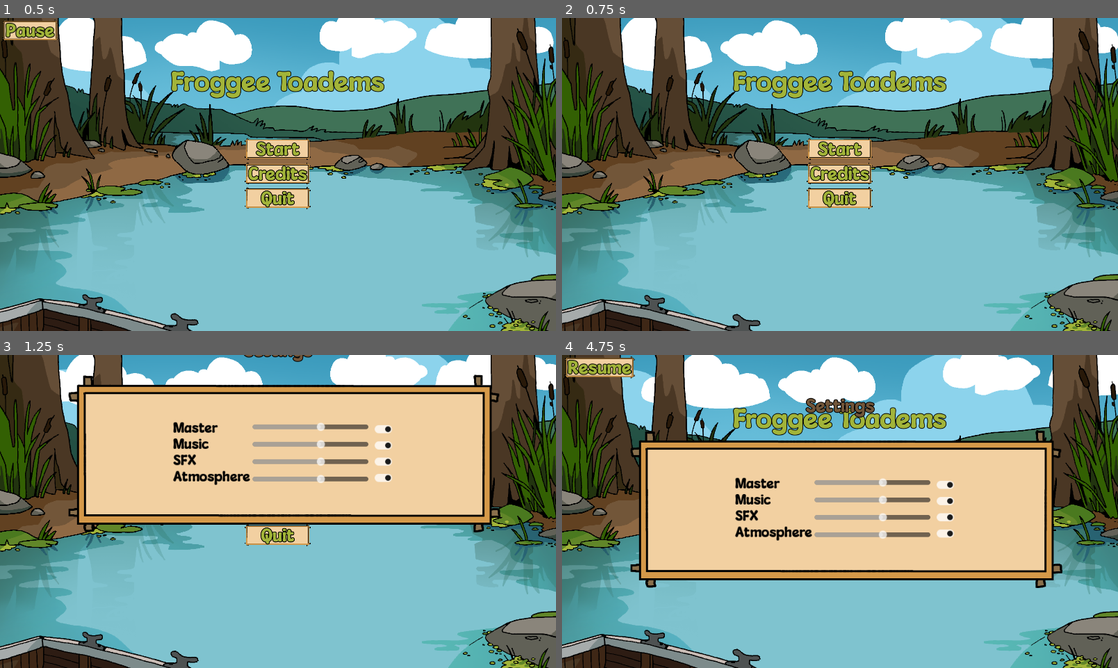
Above: before the commit, frames 1-4 (two rows, left to right).
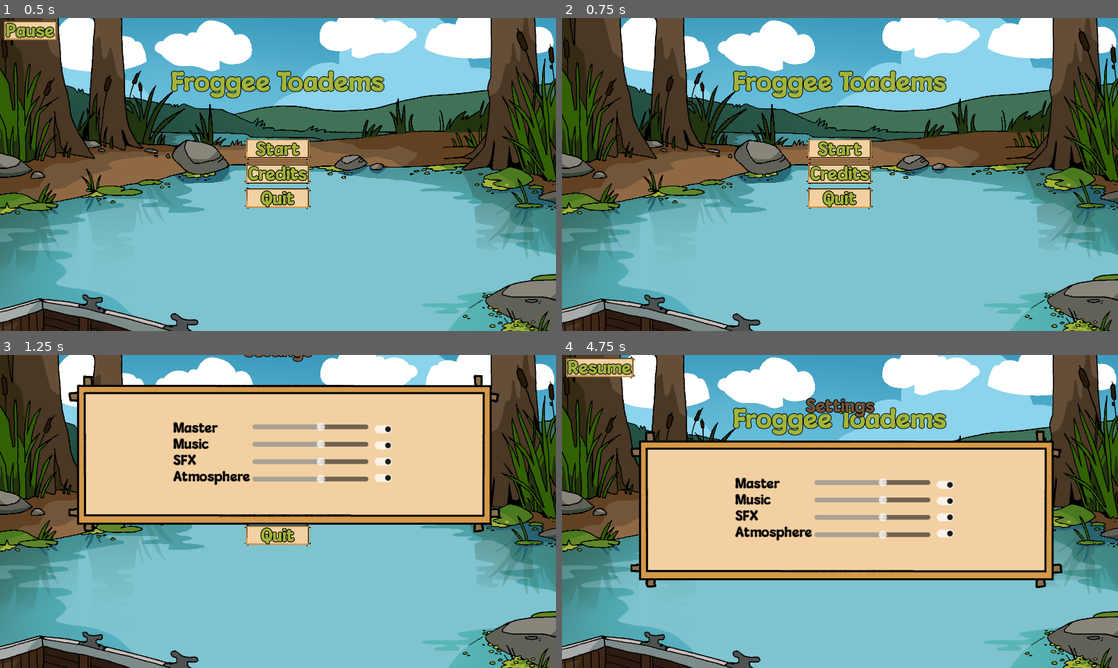
Above: after the commit, the same moments.

Repository: NotTom31/FroggeeToadems
Game: Godot game, scene res://Scenes/Levels/Main.tscn
The game is run twice, just before and just after one commit, with the same random seed, the same clock (stepped at 60 frames per second) and the same inputs.
Inputs (mouse positions are in pixels of both pictures, inside the frame that each line leads up to):
- Up to frame 1 (0.5 s): no input
- Up to frame 2 (0.75 s): click "Pause" at 0.5 s
- Up to frame 3 (1.25 s): no input
- Up to frame 4 (4.75 s): click (840, 486) at 1.25 s, where only the run before the commit has a clickable "Start"; click (840, 486) at 2 s, where only the run before the commit has a clickable "Start"; move the mouse to (962, 495) at 2.77 s; hold Right (ui_right) 2.78-4.28 s; click (962, 495) at 2.92 s; tap Up (ui_up) at 3.02, 3.77 s; move the mouse to (728, 527) at 3.52 s; move the mouse to (895, 442) at 4.27 s; hold Left (ui_left) from 4.28 s (still down)

Frame 1 is identical in both runs. In frame 2, 1.2% of the frame differs, in the area x 0-100%, y 0-100%; in frame 3, 1.4%; in frame 4, 7.2%.

Commit message:
Game is paused on pause and shop menu again

Diff:
--- a/Code/UI/canvas_shop.gd
+++ b/Code/UI/canvas_shop.gd
@@ -24,7 +24,7 @@
 		get_tree().root.get_child(0).play_shop_music(true)
 	animation.play("Transition_In")
 	$Open_Button.visible = false
-	#get_tree().paused = true
+	get_tree().paused = true
 
 func _on_animation_finished(anim_name: String) -> void:
 	if anim_name == "Transition_Out":
